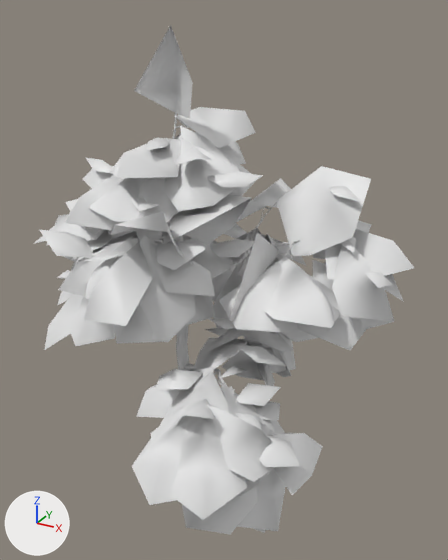
The glTF model res/models/tree2/tree2.gltf, before and after one commit.
Rendered twice from a 50 mm camera at (6.5, -9.96, 10.55) aimed at (0.76, 0.48, 5.33). Arrows for +X, +Y and +Z are at lower left; the lights stay in place. The older version comes first. Where no turn or scale is listed for an object, it has been applied to the vertices. Vertices at exactly the same position are counted once.

In view in the first picture: 'Acer_medium_3_LOD1_Bark_Mat_0', 'Acer_medium_3_LOD1_Cluster_Mat_0'.
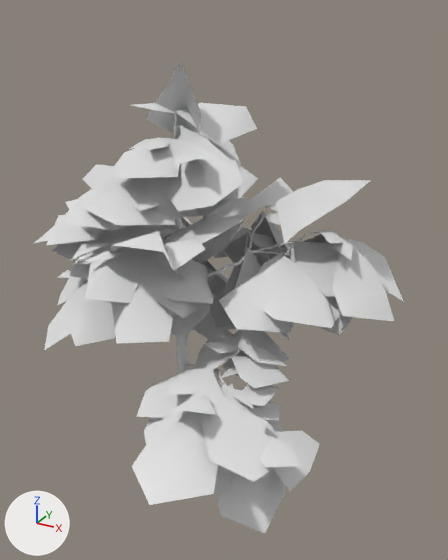
What differs and where, as boxes (x1, y1, x2, y2) in the pictures (448 x 560 px; the box of a moved part takes in the faces that stretch with it):
'Acer_medium_3_LOD1_Cluster_Mat_0', reshaped (7% shorter): before (33, 25, 414, 534); after (33, 62, 404, 533)
part 1 of me_acer_medium_3_lod1_cluster_mat_0, moved or reshaped (mostly hidden): before (185, 238, 240, 261); after (213, 251, 227, 258)
part 2 of me_acer_medium_3_lod1_cluster_mat_0, moved or reshaped (mostly hidden afterwards): before (199, 241, 232, 303); after (206, 270, 219, 299)
part 3 of me_acer_medium_3_lod1_cluster_mat_0, moved or reshaped (not visible afterwards): before (224, 223, 247, 239)
part 4 of me_acer_medium_3_lod1_cluster_mat_0, moved or reshaped (not visible afterwards): before (58, 238, 138, 296)
part 5 of me_acer_medium_3_lod1_cluster_mat_0, moved or reshaped (mostly hidden): before (81, 230, 138, 261); after (133, 249, 153, 290)
part 6 of me_acer_medium_3_lod1_cluster_mat_0, moved or reshaped: before (191, 242, 231, 279); after (162, 260, 214, 304)
part 7 of me_acer_medium_3_lod1_cluster_mat_0, moved or reshaped: before (184, 295, 215, 326); after (202, 272, 207, 282)
part 8 of me_acer_medium_3_lod1_cluster_mat_0, moved or reshaped: before (111, 211, 194, 266); after (109, 231, 185, 279)
part 9 of me_acer_medium_3_lod1_cluster_mat_0, moved or reshaped: before (162, 195, 252, 244); after (163, 216, 244, 264)
part 10 of me_acer_medium_3_lod1_cluster_mat_0, moved or reshaped: before (150, 243, 215, 296); after (136, 251, 209, 318)
part 11 of me_acer_medium_3_lod1_cluster_mat_0, moved or reshaped: before (139, 235, 196, 342); after (162, 238, 210, 337)
part 12 of me_acer_medium_3_lod1_cluster_mat_0, moved or reshaped (not visible afterwards): before (84, 242, 153, 326)
part 13 of me_acer_medium_3_lod1_cluster_mat_0, moved or reshaped (mostly hidden): before (313, 260, 394, 330); after (292, 243, 297, 264)
part 14 of me_acer_medium_3_lod1_cluster_mat_0, moved or reshaped: before (297, 274, 366, 350); after (290, 256, 354, 335)
part 15 of me_acer_medium_3_lod1_cluster_mat_0, moved or reshaped (not visible before): after (273, 241, 303, 257)
part 16 of me_acer_medium_3_lod1_cluster_mat_0, moved or reshaped: before (245, 332, 296, 373); after (235, 247, 268, 332)
part 17 of me_acer_medium_3_lod1_cluster_mat_0, moved or reshaped (not visible before): after (207, 273, 228, 311)
part 18 of me_acer_medium_3_lod1_cluster_mat_0, moved or reshaped: before (244, 336, 291, 377); after (257, 249, 270, 267)
part 19 of me_acer_medium_3_lod1_cluster_mat_0, moved or reshaped: before (40, 25, 414, 534); after (86, 62, 386, 533)

The change, as a diff of the scene's bpy script:
```diff
--- a/res/models/tree2/tree2.gltf.py
+++ b/res/models/tree2/tree2.gltf.py
@@ me_acer_medium_3_lod1_cluster_mat_0 @@
-me_acer_medium_3_lod1_cluster_mat_0.from_pydata(...)  # 979 vertices, 925 faces; spans x -4.27..4.49, y -3.75..3.8, z 1.7..10.29
+me_acer_medium_3_lod1_cluster_mat_0.from_pydata(...)  # 979 vertices, 928 faces; spans x -3.96..4.38, y -3.75..3.3, z 1.71..9.7
+# me_acer_medium_3_lod1_cluster_mat_0 part 1: the loose piece of 8 vertices spanning x -1.04..0.5, y 0.57..2.2, z 5.16..6.02 is moved by (-0.29, -0.04, 0.04)
+# me_acer_medium_3_lod1_cluster_mat_0 part 2: the loose piece of 8 vertices spanning x -0.06..1.01, y 0.01..1.76, z 4.66..5.99 is moved by (-0.48, -0.29, 0.07)
+# me_acer_medium_3_lod1_cluster_mat_0 part 3: the loose piece of 8 vertices spanning x -1.31..0.49, y 1.45..3.15, z 5.38..6.14 is moved by (-0.54, -0.78, 0.75)
+# me_acer_medium_3_lod1_cluster_mat_0 part 4: the loose piece of 8 vertices spanning x -1.47..0.08, y -2.42..-1.09, z 5.64..6.59 is moved by (0.23, 0.83, -0.42)
+# me_acer_medium_3_lod1_cluster_mat_0 part 5: the loose piece of 8 vertices spanning x -1.79..-0.28, y -1.97..-0.38, z 5.39..6.7 is moved by (0.43, 0.12, -0.09)
+# me_acer_medium_3_lod1_cluster_mat_0 part 6: the loose piece of 8 vertices spanning x -0.33..1.23, y -1.08..0.5, z 5.65..6.39 is multiplied about its middle by the matrix ((0.111, 0.97, 0.217), (-0.994, 0.104, 0.044), (0.02, -0.22, 0.975)), then moved by (0.16, -0.53, -0.13)
+# me_acer_medium_3_lod1_cluster_mat_0 part 7: the loose piece of 8 vertices spanning x 0.0..1.14, y -1.41..-0.06, z 4.96..6.38 is moved by (-0.17, 0.1, 0.22)
+# me_acer_medium_3_lod1_cluster_mat_0 part 8: the loose piece of 8 vertices spanning x -0.18..1.31, y -2.6..-0.89, z 6.25..7.46 is moved by (-0.22, 0.16, -0.43)
+# me_acer_medium_3_lod1_cluster_mat_0 part 9: the loose piece of 8 vertices spanning x 0.16..1.73, y -1.67..-0.21, z 6.45..7.48 is moved by (-0.25, 0.2, -0.52)
+# me_acer_medium_3_lod1_cluster_mat_0 part 10: the loose piece of 7 vertices spanning x 0.03..1.28, y -1.67..-0.16, z 5.61..6.66 is multiplied about its middle by the matrix ((0.691, 0.706, 0.156), (-0.723, 0.682, 0.113), (-0.027, -0.191, 0.981)), then moved by (-0.07, -0.16, -0.19)
+# me_acer_medium_3_lod1_cluster_mat_0 part 11: the loose piece of 8 vertices spanning x -0.27..1.06, y -2.06..-0.57, z 5.05..6.76 is moved by (-0.14, 0.79, -0.32)
+# me_acer_medium_3_lod1_cluster_mat_0 part 12: the loose piece of 7 vertices spanning x -0.74..0.62, y -2.68..-1.42, z 5.57..6.66 is moved by (-0.08, 0.98, -0.38)
+# me_acer_medium_3_lod1_cluster_mat_0 part 13: the loose piece of 8 vertices spanning x 2.62..4.27, y -0.03..1.65, z 4.9..6.09 is moved by (-0.44, 0.0, 0.29)
+# me_acer_medium_3_lod1_cluster_mat_0 part 14: the loose piece of 7 vertices spanning x 2.48..3.85, y -0.33..0.9, z 4.77..5.95 is moved by (-0.29, 0.16, 0.16)
+# me_acer_medium_3_lod1_cluster_mat_0 part 15: the loose piece of 8 vertices spanning x 0.94..2.21, y 0.72..2.22, z 4.09..5.07 is moved by (0.45, 0.01, 1.21)
+# me_acer_medium_3_lod1_cluster_mat_0 part 16: the loose piece of 8 vertices spanning x 1.38..2.32, y 0.14..1.65, z 3.42..5.16 is moved by (-0.29, -0.05, 0.92)
+# me_acer_medium_3_lod1_cluster_mat_0 part 17: the loose piece of 7 vertices spanning x 0.93..2.14, y 0.84..2.18, z 3.66..5.0 is moved by (-0.74, -0.82, 0.69)
+# me_acer_medium_3_lod1_cluster_mat_0 part 18: the loose piece of 8 vertices spanning x 0.96..2.47, y 0.04..1.04, z 3.08..4.93 is moved by (0.0, -0.07, 1.16)
+# me_acer_medium_3_lod1_cluster_mat_0 part 19: 362 of 979 vertices moved; they spanned x -4.27..4.49, y -3.56..3.8, z 1.7..10.29 and now span x -3.48..4.07, y -2.96..2.97, z 1.71..9.7; mean shift (-0.08, -0.14, 0.11); largest move (2.05, -0.65, 6.95) -> (1.18, 0.66, 3.94)
+# other edits to the shape of me_acer_medium_3_lod1_cluster_mat_0 do not show in these pictures
 me_acer_medium_3_lod1_cluster_mat_0.materials.append(mat_cluster_mat)
```
